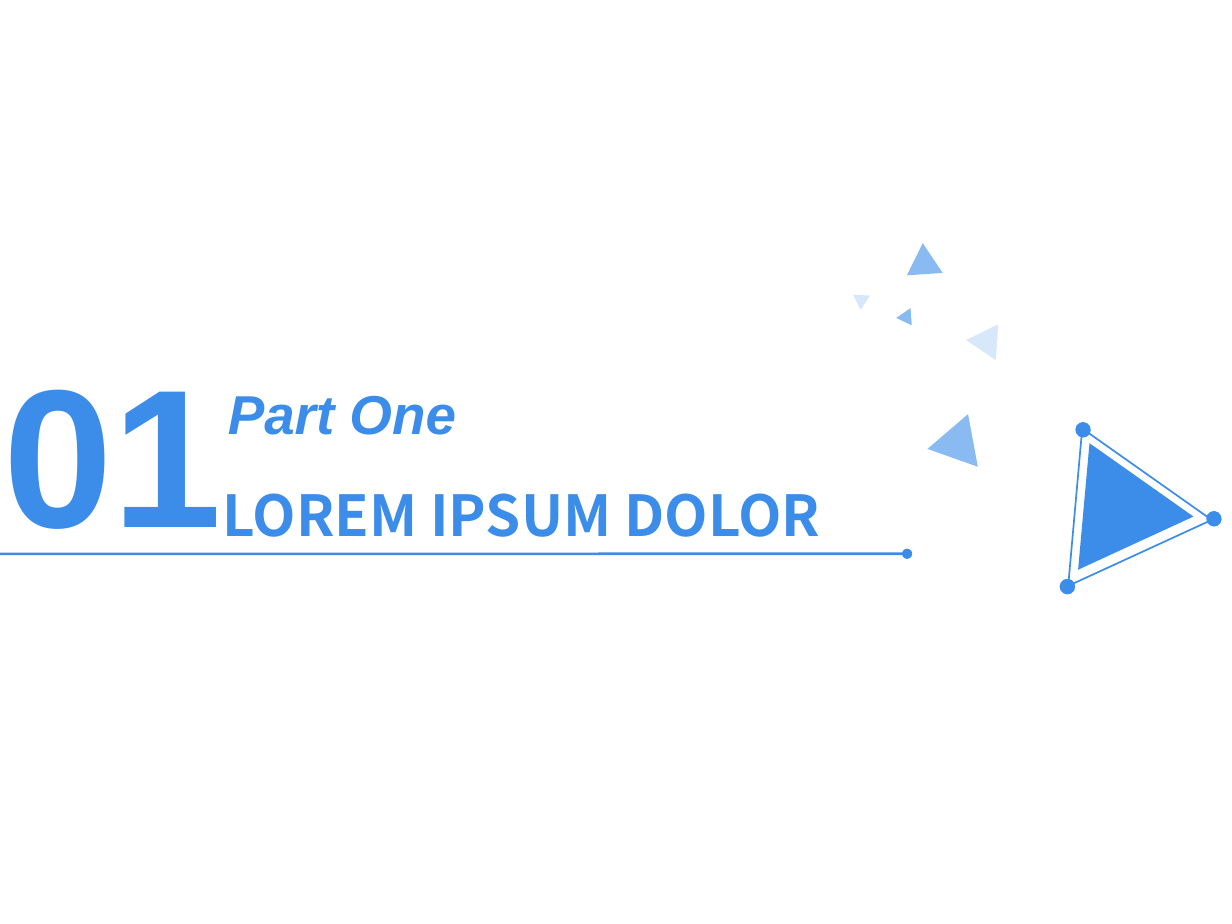
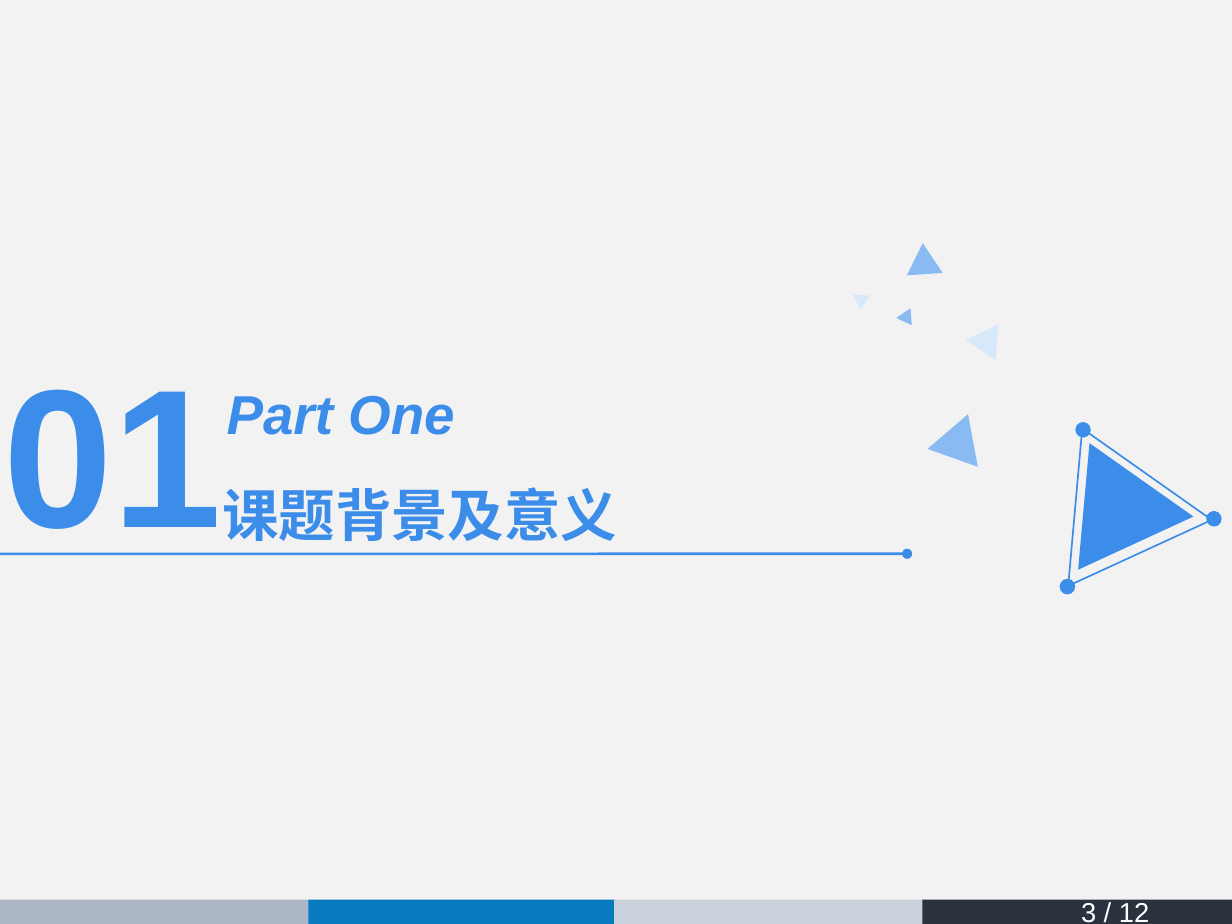
Before and after one commit to geekz93/OpeningReport, a slide deck: slide 3 of 稀疏分解方法在信号去噪中的应用研究_i.ppt (slide 4 before the commit). Drawn at 1232x924 pixels with LibreOffice and Linux fonts; fonts in the diff are those of the drawing. Boxes give left, top, right and bottom in pixels: in the first picture for what was removed or moved away, otherwise in the second. Text is boxed around its words. In the diff, an @@ line names an element or a change of style, - is before the commit and + after.

```diff
--- a/稀疏分解方法在信号去噪中的应用研究_i.ppt
+++ b/稀疏分解方法在信号去噪中的应用研究_i.ppt
@@ text at (x1=222, y1=487, x2=617, y2=541): text changed @@
-LOREM IPSUM DOLOR
+课题背景及意义
@@ group added at (x1=0, y1=0, x2=1232, y2=924): 5 rectangles @@
@@ page number added at (x1=1081, y1=903, x2=1149, y2=923), 16 pt, text #FFFFFF @@
+3 / 12
```
Also in this commit, not shown: 12 slides added, 5 slides removed, 2 other files.
